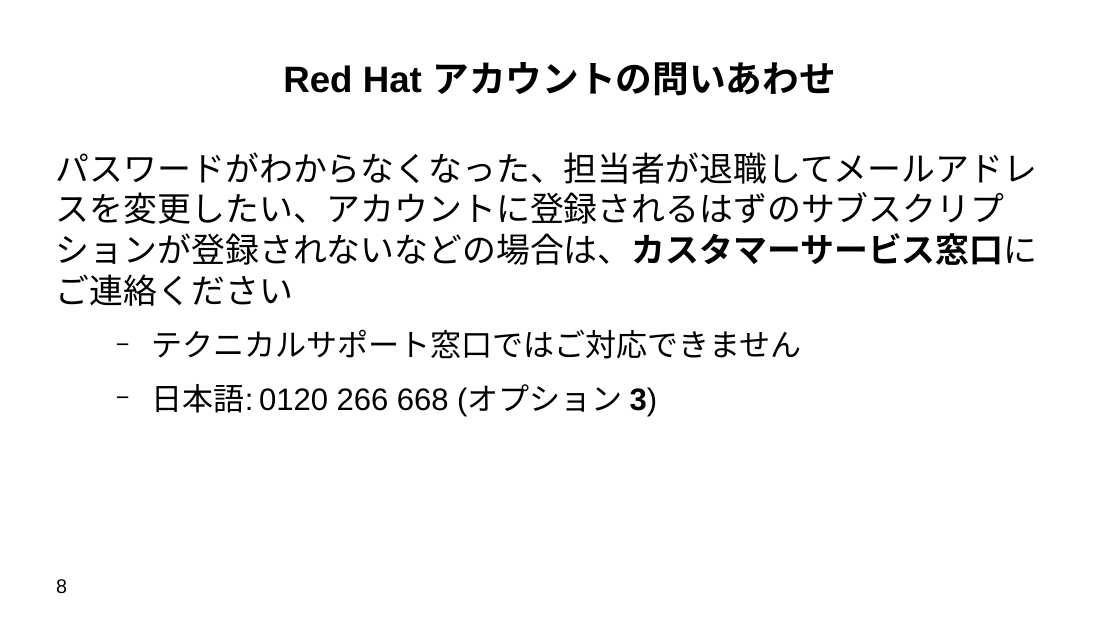
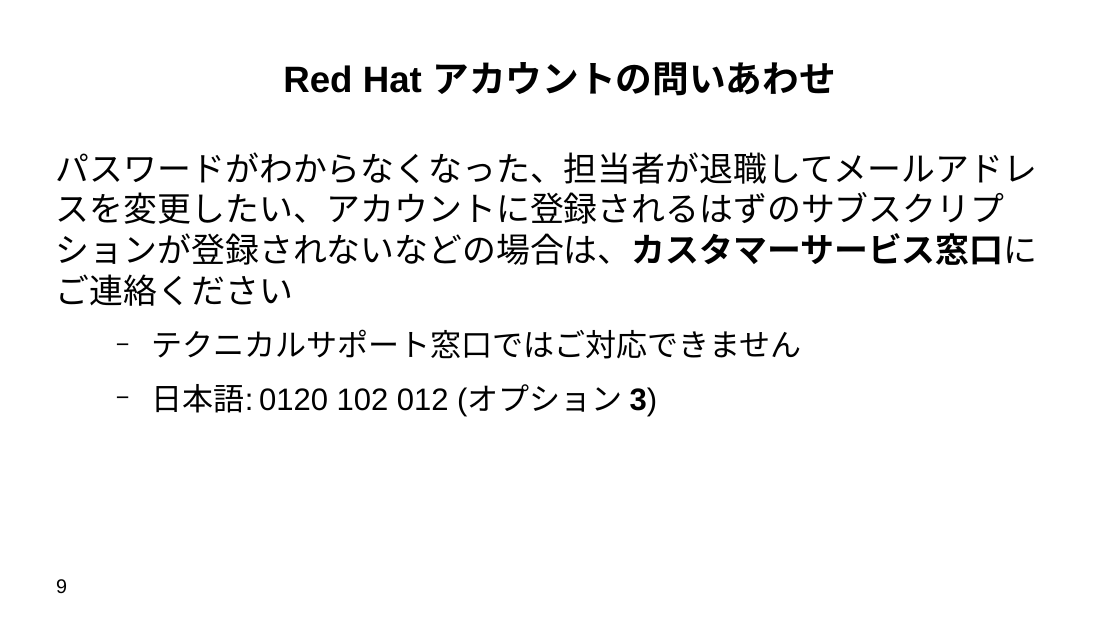
Before and after one commit to moriwaka/moriwaka.github.io, a slide deck: slide 9 of Presentation/RHEL/beginner/rhel-atfirst.odp (slide 8 before the commit). Drawn at 1120x630 pixels with LibreOffice and Linux fonts; fonts in the diff are those of the drawing. Boxes give left, top, right and bottom in pixels: in the first picture for what was removed or moved away, otherwise in the second. Text is boxed around its words. In the diff, an @@ line names an element or a change of style, - is before the commit and + after.

```diff
--- a/Presentation/RHEL/beginner/rhel-atfirst.odp
+++ b/Presentation/RHEL/beginner/rhel-atfirst.odp
@@ text at (152, 384, 658, 416): text changed @@
-  − 日本語: 0120 266 668 (オプション 3)
+  − 日本語: 0120 102 012 (オプション 3)
@@ page number at (56, 579, 67, 594): text changed @@
-8
+9
```
Also in this commit, not shown: 6 other slides changed, 2 other files.
